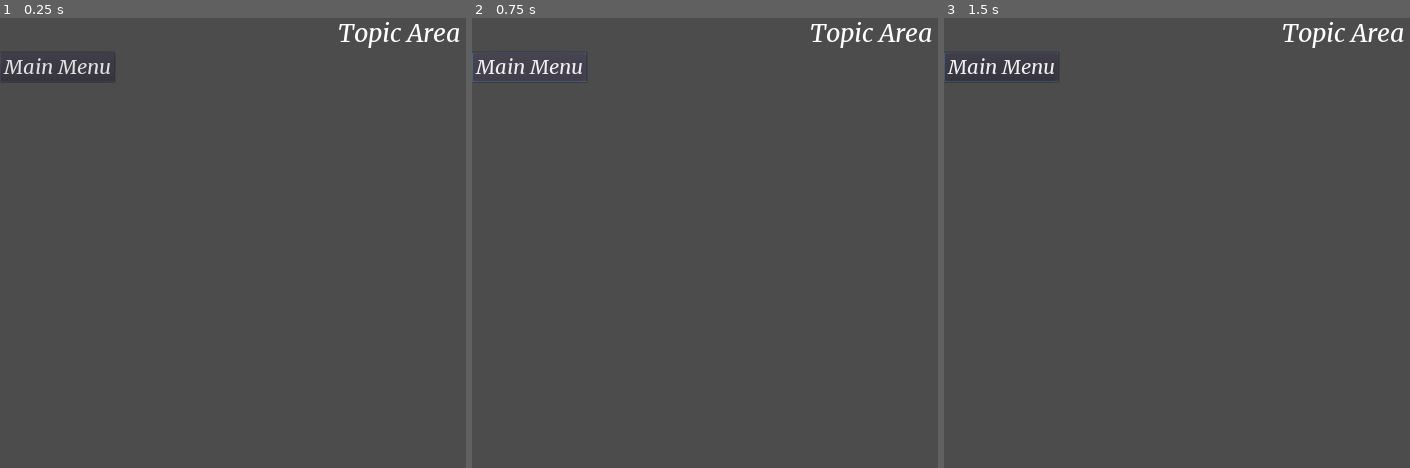
Above: before the commit, frames 1-3 (left to right).
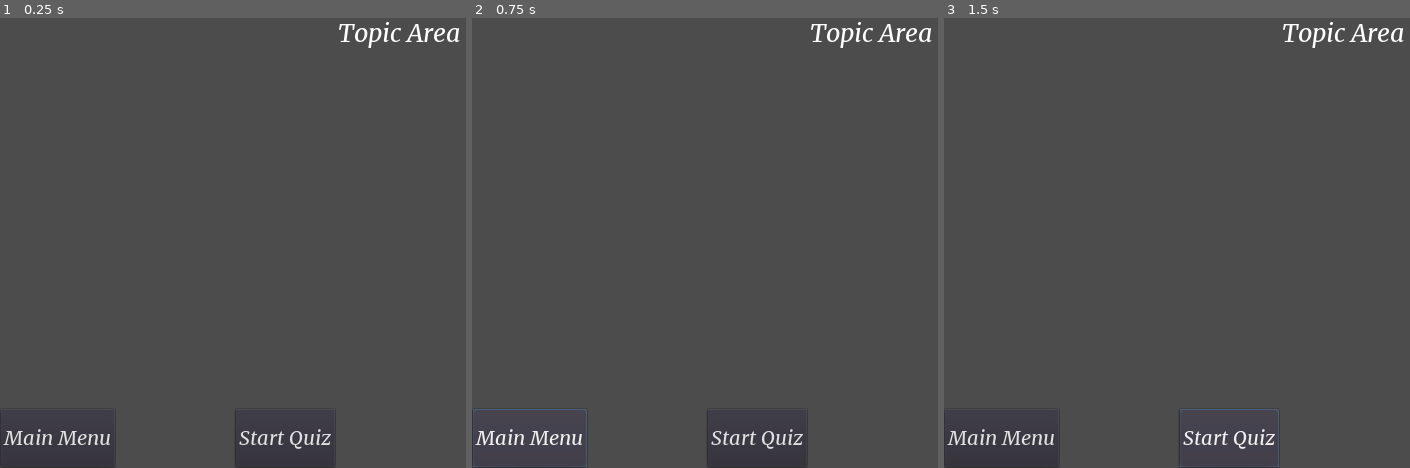
Above: after the commit, the same moments.

Repository: Lake-Tuggeranong-College/DigitalTechnologiesTutorials
Game: Godot game, scene res://Topic_1.tscn
Same seed, same stepped clock (60 frames per second), same inputs: the game is played once before the commit and once after it. This scene is started directly instead of the project's main scene.
Inputs (mouse positions are in pixels of both pictures, inside the frame that each line leads up to):
- Up to frame 1 (0.25 s): no input
- Up to frame 2 (0.75 s): click "Main Menu" at 0.5 s
- Up to frame 3 (1.5 s): click (1228, 436) at 1.25 s, where only the run after the commit has a clickable "Start Quiz"

The runs differ from the first frame. In frame 1, 1.0% of the frame differs, in the area x 0-72%, y 8-100%; in frame 2, 1.2%, in the area x 0-72%, y 7-100%; in frame 3, 1.1%.

Commit message:
Template scene
Created a template of the topic scenes

Diff:
--- a/Topic_1.tscn
+++ b/Topic_1.tscn
@@ -31,15 +31,36 @@
 text = "Topic Area"
 align = 1
 
-[node name="Main_buttons" type="HBoxContainer" parent="VBoxContainer"]
-margin_top = 55.0
+[node name="Main_menu_button" type="VBoxContainer" parent="."]
+margin_left = 1.0
+margin_top = 626.0
+margin_right = 188.0
+margin_bottom = 719.0
+__meta__ = {
+"_edit_use_anchors_": false
+}
+
+[node name="Main_menu" type="Button" parent="Main_menu_button"]
 margin_right = 185.0
-margin_bottom = 102.0
+margin_bottom = 93.0
 size_flags_horizontal = 0
-size_flags_vertical = 0
-
-[node name="Button" type="Button" parent="VBoxContainer/Main_buttons"]
-margin_right = 185.0
-margin_bottom = 47.0
+size_flags_vertical = 3
 custom_fonts/font = SubResource( 2 )
 text = "Main Menu"
+
+[node name="Start_quiz_button" type="VBoxContainer" parent="."]
+margin_left = 377.0
+margin_top = 626.0
+margin_right = 564.0
+margin_bottom = 719.0
+__meta__ = {
+"_edit_use_anchors_": false
+}
+
+[node name="Start_quiz" type="Button" parent="Start_quiz_button"]
+margin_right = 158.0
+margin_bottom = 93.0
+size_flags_horizontal = 0
+size_flags_vertical = 3
+custom_fonts/font = SubResource( 2 )
+text = "Start Quiz"
